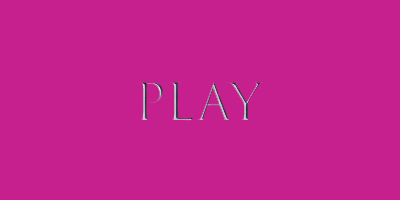
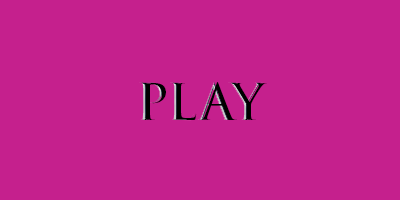
Layer changes from the first (400, 200) image to the second:
painted on "PLAY" over left=141, top=82, right=267, bottom=120
